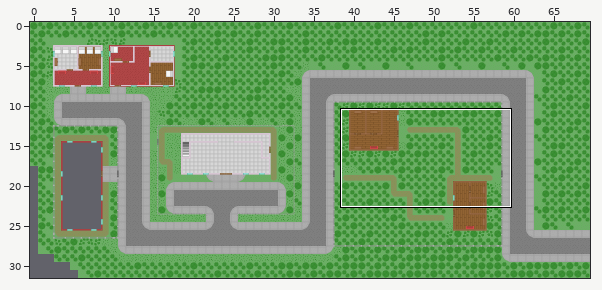
Two states of a Tiled map (JSON), maps/Map1.json. Above: a wide view before the commit, with the close-up outlined.
Close-up. Old version:
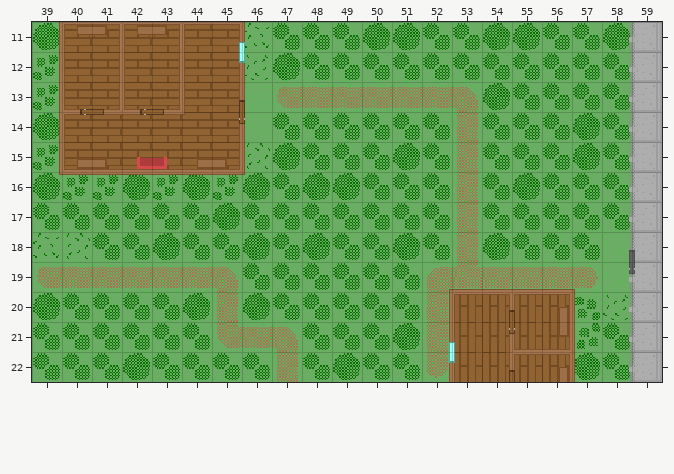
Cells are 20x20 px. Shown: x 39..59, y 11..22. The commit also changed other parts of the map, which this record leaves out.
The same view after the edit:
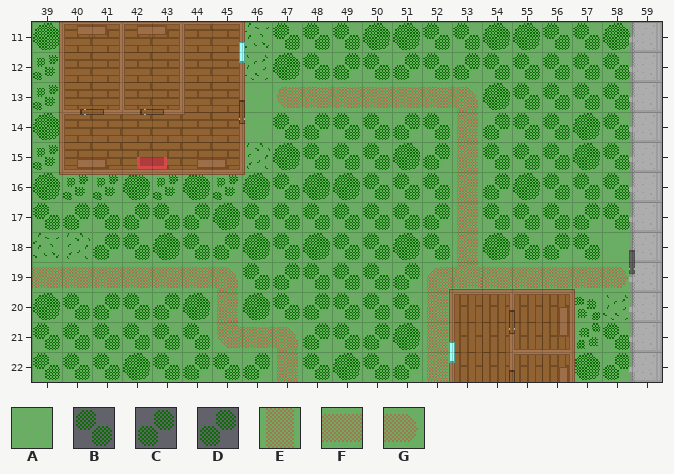
Key: from "TilesetGround": A 43 "Grass1", B 48 "Vegetation1", C 48 turned 270 "Vegetation1", D 48 turned 90 "Vegetation1", E 95 turned 180 "TrailStraight1", F 95 turned 90 "TrailStraight1", G 97 turned 90 "TrailEnd1".
_ is an empty cell, . an unchanged one.
The exact change:
--- layer "FloorGround/Ground"
@@ x 57..58 @@
-19 GA
+19 FG
--- layer "FloorGround/GroundDetail"
@@ x 49..53 @@
-12 B.B.B
+12 D.C.D
@@ x 39..58 @@
-14 .........B..B..B....
-15 .............B......
-16 ...............B....
-17 .B.B.B.......B....B.
-18 ..B...B..........B..
-19 _.......B...B.......
-20 ..B.B....B..........
-21 .........B.B........
-22 .....B.B....B_.....B
+14 .........C..C..C....
+15 .............D......
+16 ...............D....
+17 .D.D.C.......C....D.
+18 ..C...D..........C..
+19 F.......C...D.......
+20 ..C.D....D..........
+21 .........C.C........
+22 .....C.D....DE.....D
